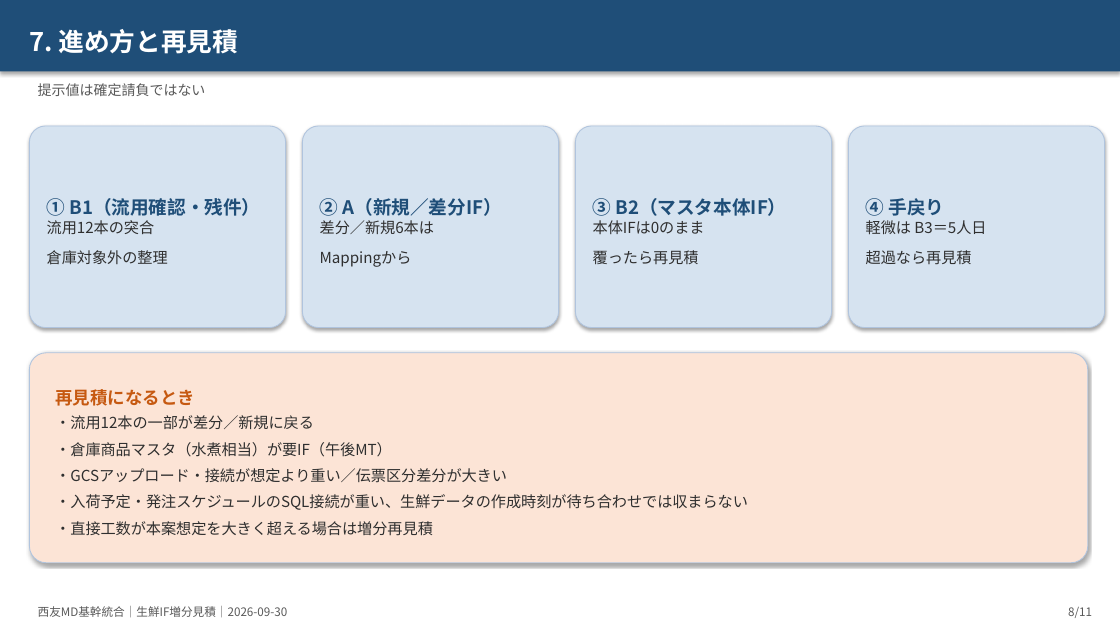
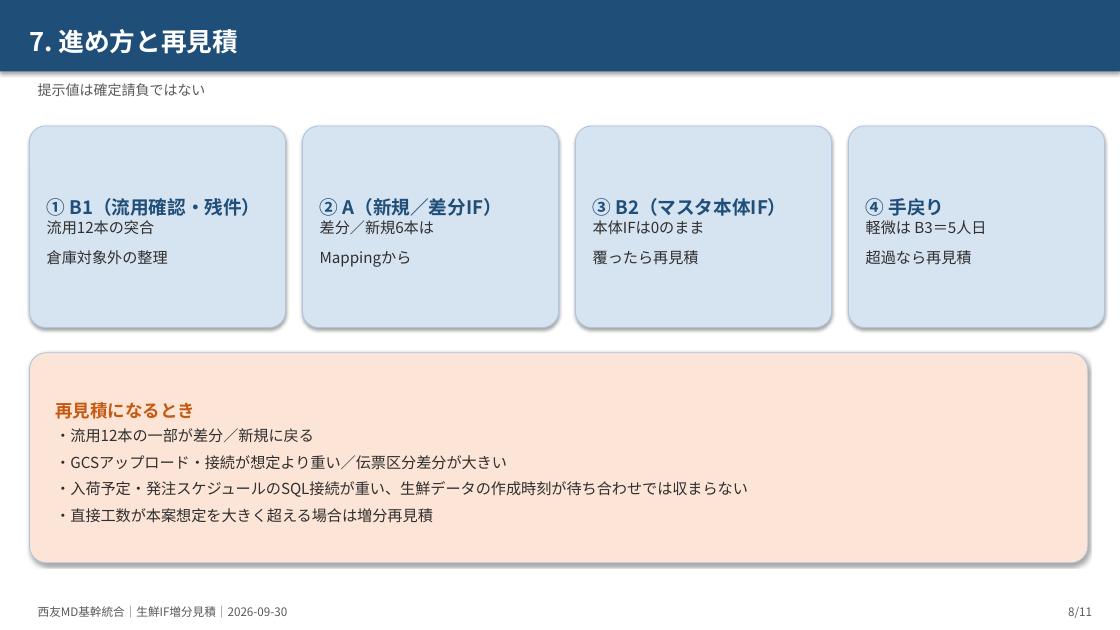
Before and after one commit to ZangPengshi-TREC/Zang_TreC, a slide deck: slide 8 of PMI/Sinops/phase2-detail-design/sources/20260921-生鮮IF増分見積/【説明】生鮮IF増分_標準案見積_リスク着眼_20260921.pptx. Drawn at 1120x630 pixels with LibreOffice and Linux fonts; fonts in the diff are those of the drawing. Boxes give left, top, right and bottom in pixels: in the first picture for what was removed or moved away, otherwise in the second. Text is boxed around its words. In the diff, an @@ line names an element or a change of style, - is before the commit and + after.

```diff
--- a/PMI/Sinops/phase2-detail-design/sources/20260921-生鮮IF増分見積/【説明】生鮮IF増分_標準案見積_リスク着眼_20260921.pptx
+++ b/PMI/Sinops/phase2-detail-design/sources/20260921-生鮮IF増分見積/【説明】生鮮IF増分_標準案見積_リスク着眼_20260921.pptx
@@ text in rounded rectangle at <box>55,442,392,457</box>: paragraph removed @@
-・倉庫商品マスタ（水煮相当）が要IF（午後MT）
```
Also in this commit, not shown: 8 other slides changed, 18 other files.
